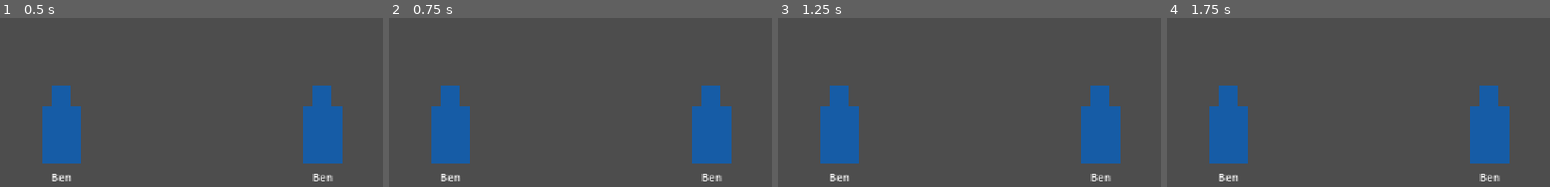
Above: before the commit, frames 1-4 (left to right).
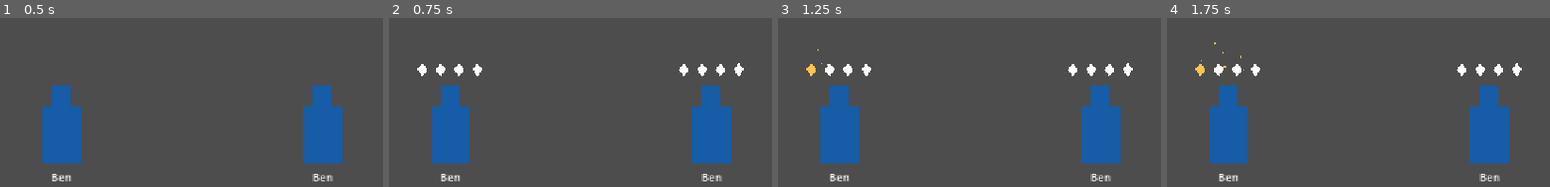
Above: after the commit, the same moments.

Repository: NeekNegoer/olam-taiyaki
Game: Godot game, scene res://scenes/combat/fighter_test.tscn
Two runs of this game, one before a commit and one after it. Both use one fixed random seed, a clock stepped at 60 frames per second and the inputs below. This scene is started directly instead of the project's main scene.
Inputs (mouse positions are in pixels of both pictures, inside the frame that each line leads up to):
- Up to frame 1 (0.5 s): no input
- Up to frame 2 (0.75 s): tap Enter at 0.5 s; move the mouse to (729, 94) at 0.52 s; hold Right from 0.53 s (still down); tap 5 at 0.6 s; click (729, 94) at 0.67 s
- Up to frame 3 (1.25 s): keep holding Right; tap 6 at 0.8 s
- Up to frame 4 (1.75 s): release Right at 1.25 s; tap Space at 1.25 s; drag from (1193, 136) to (outside the picture) at 1.27 s

Frame 1 is identical in both runs. In frame 2, 0.9% of the frame differs, in the area x 7-93%, y 26-35%; in frame 3, 0.9%; in frame 4, 0.9%, in the area x 7-93%, y 14-35%.

Commit message:
feat: fileira de faíscas no lutador; fix: combatant e test_combatant trocados

Diff:
--- a/scenes/combat/fighter_test.gd
+++ b/scenes/combat/fighter_test.gd
@@ -20,3 +20,8 @@
 			KEY_4:
 				fighter_a.flash()
 				fighter_b.flash()
+			KEY_5:
+				fighter_a.show_sparks(4)
+				fighter_b.show_sparks(4)
+			KEY_6:
+				fighter_a.spark(0).ignite()
--- a/scenes/debug/clash_sandbox.tscn
+++ b/scenes/debug/clash_sandbox.tscn
@@ -1,7 +1,6 @@
 [gd_scene format=3 uid="uid://cegdj0qtwksf2"]
 
 [ext_resource type="Script" uid="uid://dh3pik7vwaljn" path="res://scenes/debug/clash_sandbox.gd" id="1_lj7uv"]
-[ext_resource type="Script" uid="uid://c8u3rcypcf0vp" path="res://src/presentation/fighter.gd" id="2_075mt"]
 
 [node name="ClashSandbox" type="Control" unique_id=397562784]
 layout_mode = 3
@@ -45,8 +44,3 @@
 unique_name_in_owner = true
 layout_mode = 2
 size_flags_vertical = 3
-
-[node name="Node2D" type="Node2D" parent="." unique_id=1746445000]
-script = ExtResource("2_075mt")
-
-[node name="Polygon2D" type="Polygon2D" parent="Node2D" unique_id=701332609]
--- a/src/combat/combatant.gd
+++ b/src/combat/combatant.gd
@@ -1,45 +1,50 @@
 class_name Combatant
 extends RefCounted
+
+const LIGHT_CLASH_WIN := 1
+const LIGHT_CLASH_LOSS := -1
+const LIGHT_ALLY_DOWN := -2
+const LIGHT_NIGHT_START := -3
 
 const AWAKENING_MAX := 100
 const AWAKENING_PER_CLASH_WIN := 20
 const AWAKENING_LIGHT_COST := 5
 const AWAKENING_MIN_LIGHT := -5
 
-var name: String
+var display_name: String
 var max_hp: int
 var hp: int
 var light: int = 0
 var awakening: int = 0
+var skills: Array[SkillData]
 
-
-func _init(p_name: String, p_max_hp: int) -> void:
-	name = p_name
+func _init(p_name: String, p_max_hp: int, p_skills: Array[SkillData] = []) -> void:
+	display_name = p_name
 	max_hp = p_max_hp
 	hp = p_max_hp
-
+	skills = p_skills
 
 func add_light(amount: int) -> void:
-	light += amount
+	light = clampi(light + amount, Sparks.LIGHT_MIN, Sparks.LIGHT_MAX)
 
+func take_damage(amount: int) -> void:
+	hp = maxi(hp - amount, 0)
+
+func is_down() -> bool:
+	return hp == 0
+
+func is_panicking() -> bool:
+	return light == Sparks.LIGHT_MIN
 
 func gain_awakening(amount: int) -> void:
 	awakening = clampi(awakening + amount, 0, AWAKENING_MAX)
 
-
 func can_awaken() -> bool:
-	return awakening == AWAKENING_MAX and (light - AWAKENING_LIGHT_COST >= AWAKENING_MIN_LIGHT)
-
+	return awakening == AWAKENING_MAX and light - AWAKENING_LIGHT_COST >= AWAKENING_MIN_LIGHT
 
 func awaken() -> bool:
 	if not can_awaken():
 		return false
-
 	awakening = 0
 	add_light(-AWAKENING_LIGHT_COST)
 	return true
-
-
-# Adicione esta função para que o combatente saiba receber dano
-func take_damage(amount: int) -> void:
-	hp = maxi(hp - amount, 0)
--- a/src/presentation/fighter.gd
+++ b/src/presentation/fighter.gd
@@ -43,6 +43,7 @@
 	modulate = Color(3, 3, 3)
 	tween.tween_property(self, "modulate", Color.WHITE, 0.1)
 
+
 func show_sparks(count: int) -> void:
 	for filho in spark_row.get_children():
 		spark_row.remove_child(filho)
@@ -52,5 +53,6 @@
 		spark_row.add_child(s)
 		s.position.x = i * 28 - (count -1) * 28 / 2.0
 
+
 func spark(slot: int) -> SparkView:
 	return spark_row.get_child(slot)
--- a/tests/combat/test_combatant.gd
+++ b/tests/combat/test_combatant.gd
@@ -1,50 +1,21 @@
-class_name Combatant
-extends RefCounted
+extends GutTest
 
-const LIGHT_CLASH_WIN := 1
-const LIGHT_CLASH_LOSS := -1
-const LIGHT_ALLY_DOWN := -2
-const LIGHT_NIGHT_START := -3
+func test_luz_limitada() -> void:
+	var c := Combatant.new("Ben", 20)
+	c.add_light(50)
+	assert_eq(c.light, 10)
+	c.add_light(-50)
+	assert_eq(c.light, -10)
 
-const AWAKENING_MAX := 100
-const AWAKENING_PER_CLASH_WIN := 20
-const AWAKENING_LIGHT_COST := 5
-const AWAKENING_MIN_LIGHT := -5
+func test_dano_nao_negativo() -> void:
+	var c := Combatant.new("Ben", 20)
+	c.take_damage(25)
+	assert_eq(c.hp, 0)
+	assert_true(c.is_down())
 
-var display_name: String
-var max_hp: int
-var hp: int
-var light: int = 0
-var awakening: int = 0
-var skills: Array[SkillData]
-
-func _init(p_name: String, p_max_hp: int, p_skills: Array[SkillData] = []) -> void:
-	display_name = p_name
-	max_hp = p_max_hp
-	hp = p_max_hp
-	skills = p_skills
-
-func add_light(amount: int) -> void:
-	light = clampi(light + amount, Sparks.LIGHT_MIN, Sparks.LIGHT_MAX)
-
-func take_damage(amount: int) -> void:
-	hp = maxi(hp - amount, 0)
-
-func is_down() -> bool:
-	return hp == 0
-
-func is_panicking() -> bool:
-	return light == Sparks.LIGHT_MIN
-
-func gain_awakening(amount: int) -> void:
-	awakening = clampi(awakening + amount, 0, AWAKENING_MAX)
-
-func can_awaken() -> bool:
-	return awakening == AWAKENING_MAX and light - AWAKENING_LIGHT_COST >= AWAKENING_MIN_LIGHT
-
-func awaken() -> bool:
-	if not can_awaken():
-		return false
-	awakening = 0
-	add_light(-AWAKENING_LIGHT_COST)
-	return true
+func test_panico_so_no_minimo() -> void:
+	var c := Combatant.new("Ben", 20)
+	c.add_light(-9)
+	assert_false(c.is_panicking())
+	c.add_light(-1)
+	assert_true(c.is_panicking())
